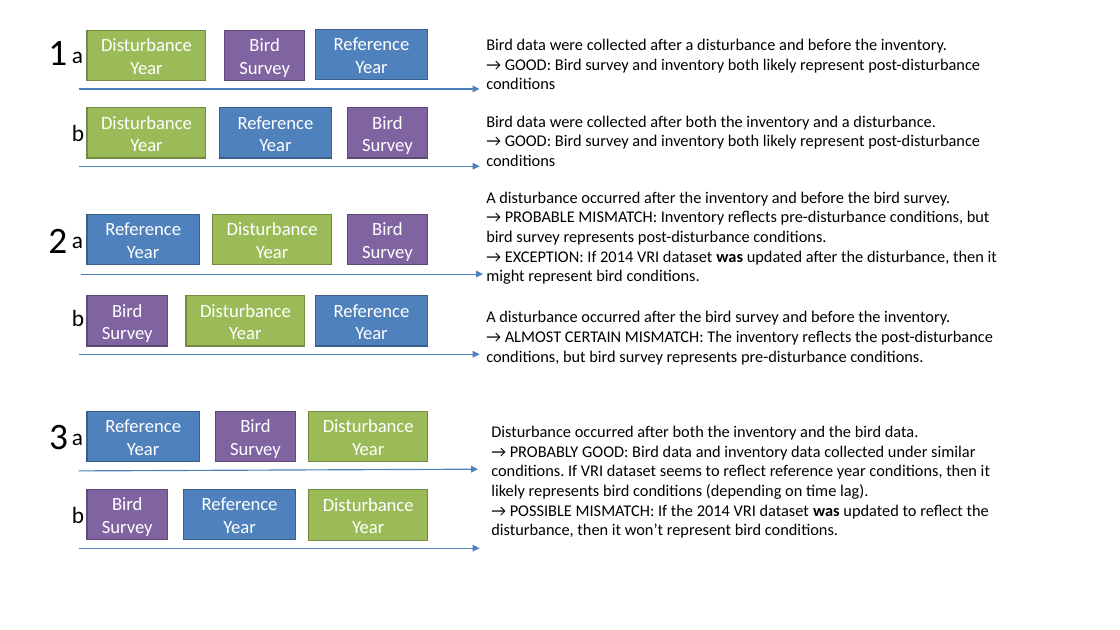
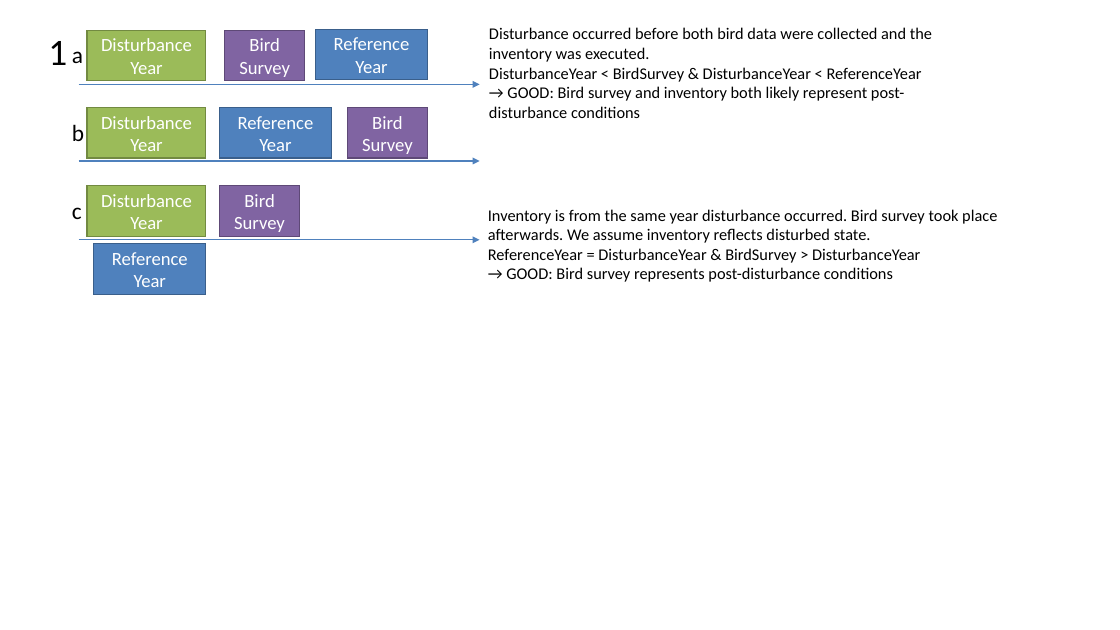
Before and after one commit to borealbirds/NBarker-BCVRImodels, a slide deck: slide 1 of VRI_bird_data_scenarios.pptx. Drawn at 1120x630 pixels with LibreOffice and Linux fonts; fonts in the diff are those of the drawing. Boxes give left, top, right and bottom in pixels: in the first picture for what was removed or moved away, otherwise in the second. Text is boxed around its words. In the diff, an @@ line names an element or a change of style, - is before the commit and + after.

```diff
--- a/VRI_bird_data_scenarios.pptx
+++ b/VRI_bird_data_scenarios.pptx
@@ text "Disturbance occurred before both bird ...": place and size @@
-text "Disturbance occurred before both bird ..." at [486,38,980,89]
+text "Disturbance occurred before both bird ..." at [489,27,932,118]
@@ text at [489,27,932,82]: text changed @@
-Bird data were collected after a disturbance and before the inventory.
+Disturbance occurred before both bird data were collected and the inventory was executed.
+DisturbanceYear < BirdSurvey & DisturbanceYear < ReferenceYear
@@ arrow moved from (79, 89) - (480, 89) to (79, 84) - (480, 84) @@
@@ text removed at [486,115,980,166] @@
-Bird data were collected after both the inventory and a disturbance.
-→ GOOD: Bird survey and inventory both likely represent post-disturbance conditions
@@ arrow moved from (79, 166) - (480, 166) to (79, 161) - (480, 161) @@
@@ text added at [72,207,82,219], 20 pt, text #000000 @@
+c
@@ rectangle "Disturbance Year": place and size @@
-rectangle "Disturbance Year" at [213,214,332,265]
+rectangle "Disturbance Year" at [87,186,207,236]
@@ rectangle "Bird Survey": place and size @@
-rectangle "Bird Survey" at [347,214,428,265]
+rectangle "Bird Survey" at [219,186,300,236]
@@ text at [488,209,997,282]: text changed @@
-A disturbance occurred after the inventory and before the bird survey.
-→ PROBABLE MISMATCH: Inventory reflects pre-disturbance conditions, but bird survey represents post-disturbance conditions.
-→ EXCEPTION: If 2014 VRI dataset was updated after the disturbance, then it might represent bird conditions.
+Inventory is from the same year disturbance occurred. Bird survey took place afterwards. We assume inventory reflects disturbed state.
+ReferenceYear = DisturbanceYear & BirdSurvey > DisturbanceYear
+→ GOOD: Bird survey represents post-disturbance conditions
@@ text removed at [48,228,67,253] @@
-2
@@ text removed at [72,236,83,248] @@
-a
@@ arrow moved from (82, 274) - (483, 274) to (79, 240) - (480, 240) @@
@@ rectangle "Reference Year": place and size @@
-rectangle "Reference Year" at [87,214,200,265]
+rectangle "Reference Year" at [94,244,207,294]
@@ rectangle removed at [87,296,168,346] @@
-Bird Survey
@@ rectangle removed at [187,296,306,346] @@
-Disturbance Year
@@ rectangle removed at [316,296,429,346] @@
-Reference Year
@@ text removed at [72,309,84,326] @@
-b
@@ text removed at [486,310,993,365] @@
-A disturbance occurred after the bird survey and before the inventory.
-→ ALMOST CERTAIN MISMATCH: The inventory reflects the post-disturbance conditions, but bird survey represents pre-disturbance conditions.
@@ arrow removed from (79, 355) to (480, 355) @@
@@ rectangle removed at [87,412,200,462] @@
-Reference Year
@@ rectangle removed at [215,412,296,462] @@
-Bird Survey
@@ rectangle removed at [309,412,429,462] @@
-Disturbance Year
@@ text removed at [49,424,68,450] @@
-3
@@ text removed at [72,433,83,445] @@
-a
@@ text removed at [491,425,990,538] @@
-Disturbance occurred after both the inventory and the bird data.
-→ PROBABLY GOOD: Bird data and inventory data collected under similar conditions. If VRI dataset seems to reflect reference year conditions, then it likely represents bird conditions (depending on time lag).
-→ POSSIBLE MISMATCH: If the 2014 VRI dataset was updated to reflect the disturbance, then it won’t represent bird conditions.
@@ arrow removed from (79, 471) to (478, 470) @@
@@ text removed at [72,506,84,523] @@
-b
@@ rectangle removed at [87,490,168,540] @@
-Bird Survey
@@ rectangle removed at [183,490,296,540] @@
-Reference Year
@@ rectangle removed at [309,490,429,540] @@
-Disturbance Year
@@ arrow removed from (79, 549) to (480, 549) @@
```
Also in this commit, not shown: 2 slides added, 1 slide removed, 4 other files.
